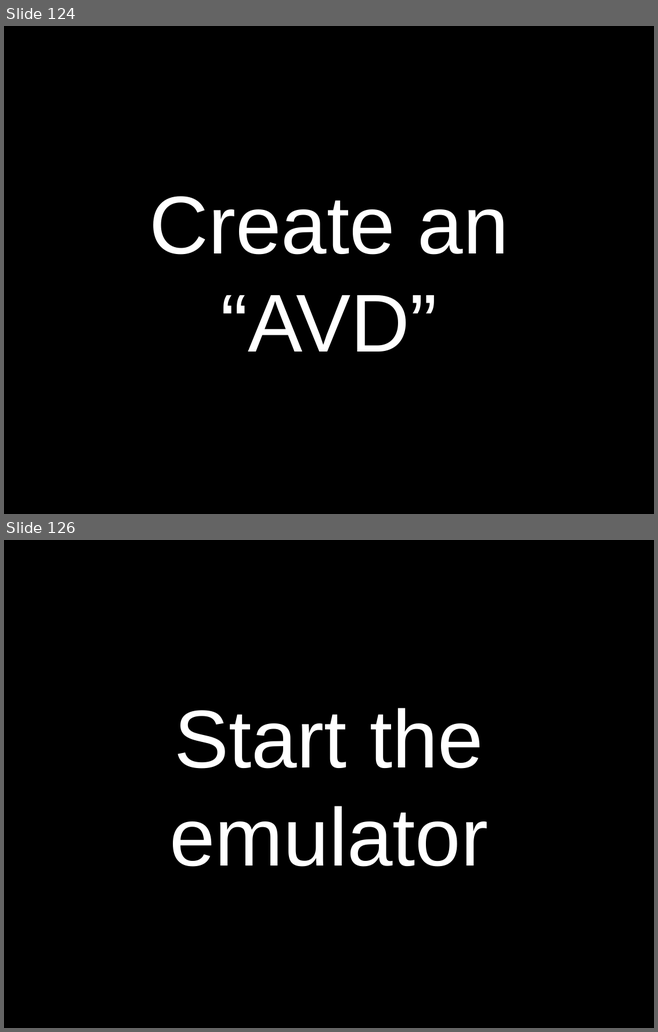
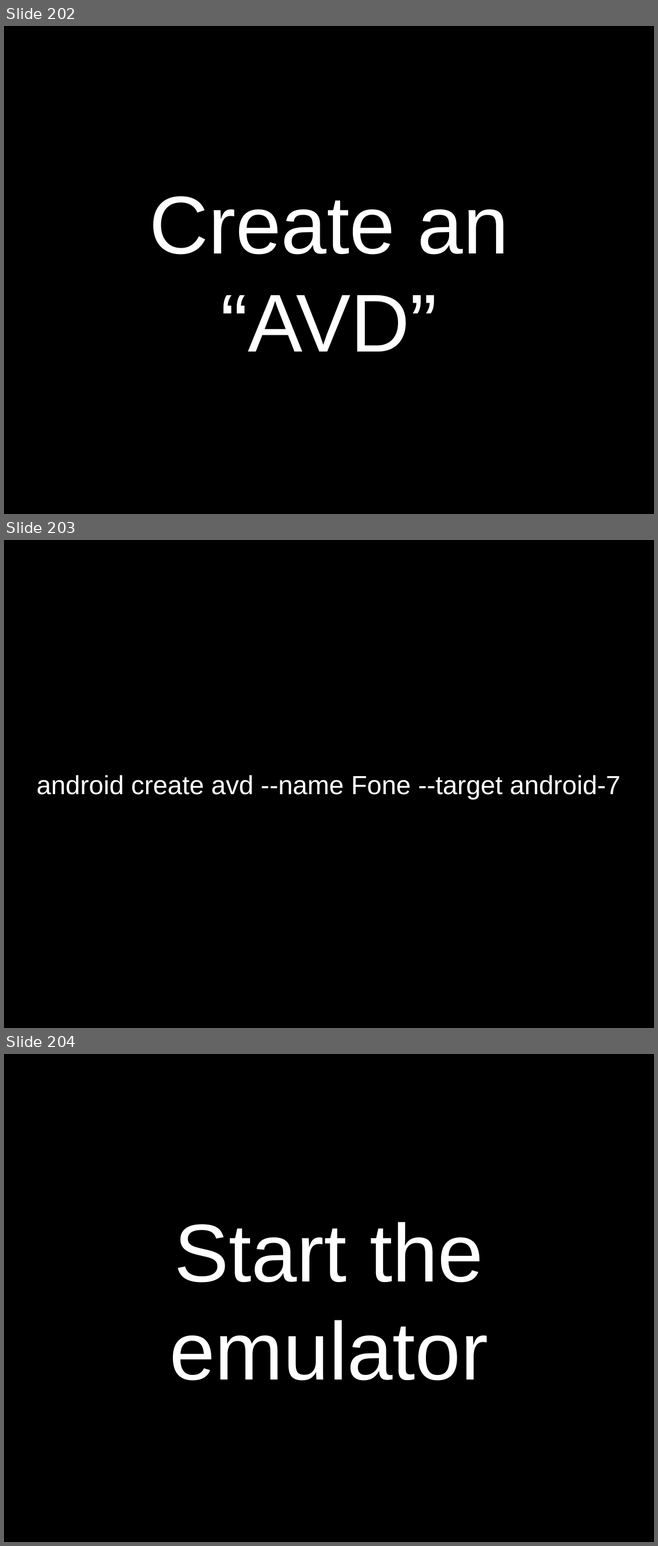
Before and after one commit to obra/talks, a slide deck: 2010/k9.odp. Shown one above the other, each under a label of ours: slides 124 and 126 before the commit, slides 202, 203 and 204 after it; the slides between them are not shown. The pictures are 658x1032 and 658x1546 pixels, drawn with LibreOffice and Linux fonts; fonts in the diff are those of the drawing. Boxes give left, top, right and bottom in pixels: in the first picture for what was removed or moved away, otherwise in the second. Text is boxed around its words. In the diff, an @@ line names an element or a change of style, - is before the commit and + after.

```diff
--- a/2010/k9.odp
+++ b/2010/k9.odp
@@ slide 203 added at bbox=[4, 540, 654, 1028], background #000000 @@
@@ title added at bbox=[36, 775, 621, 799], 32 pt, text #FFFFFF @@
+android create avd --name Fone --target android-7
@@ what was slide 124 is now slide 202 @@
@@ what was slide 126 is now slide 204 @@
```
Also in this commit, not shown: 12 slides changed, 87 other slides added, 2 slides removed, 1 other file.
